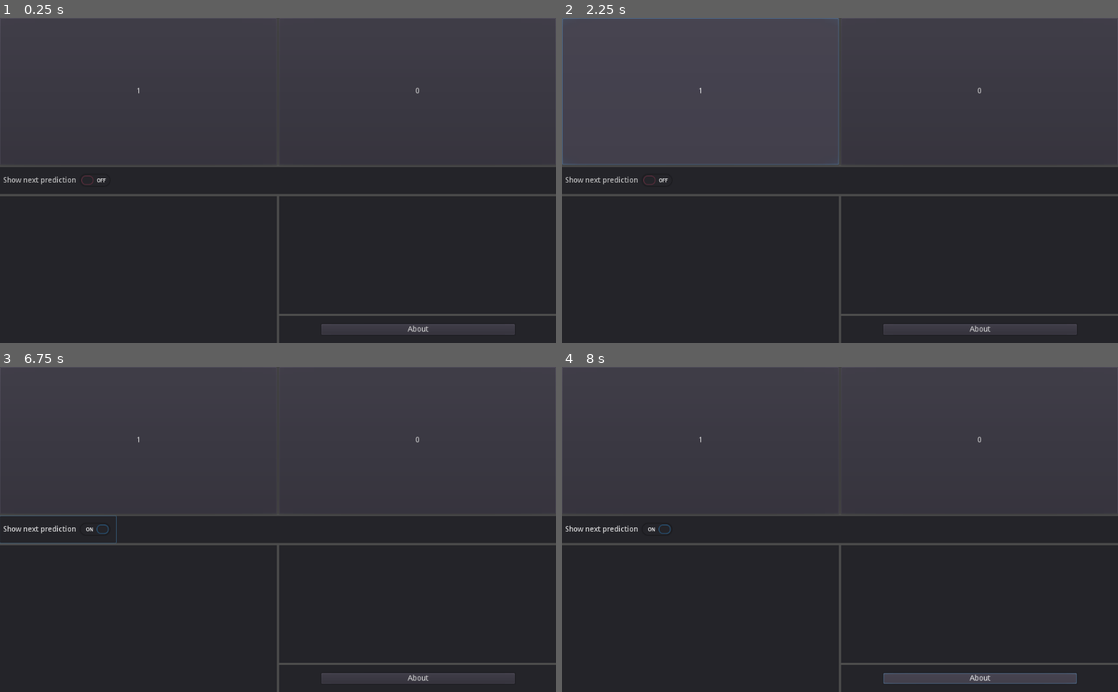
Above: before the commit, frames 1-4 (two rows, left to right).
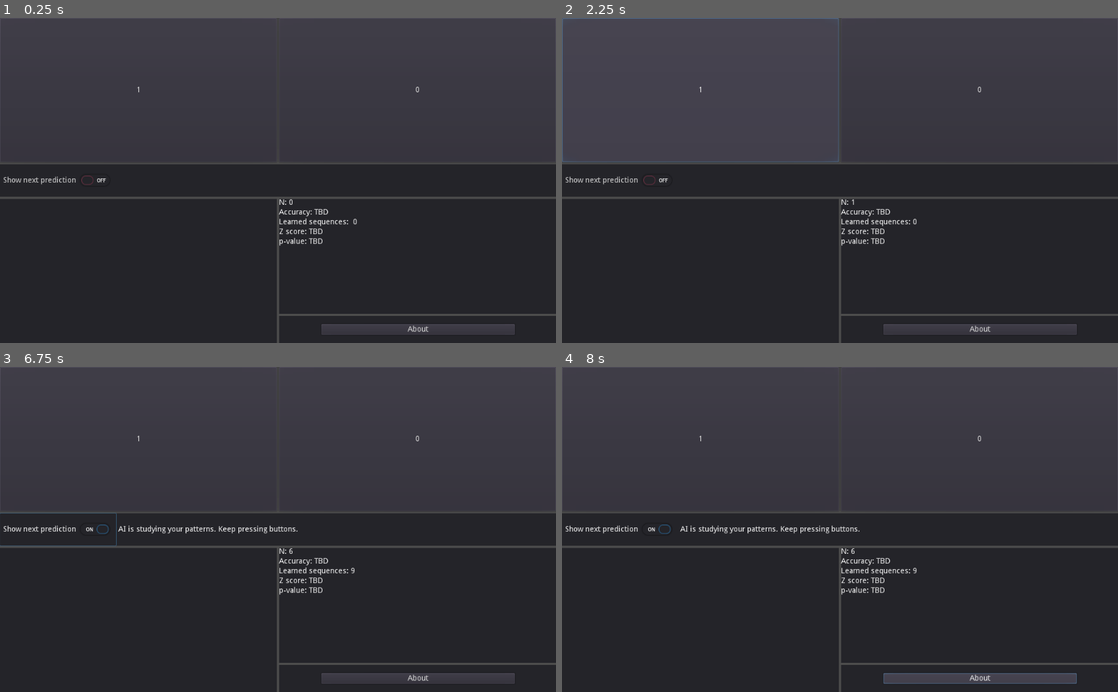
Above: after the commit, the same moments.

Repository: Winsalot/HumanRandomnessTest
Game: Godot game, scene res://Main.tscn
Two runs of this game, one before a commit and one after it. Both use one fixed random seed, a clock stepped at 60 frames per second and the inputs below.
Inputs:
- Up to frame 1 (0.25 s): no input
- Up to frame 2 (2.25 s): click "Show next prediction" at 0.5 s; click "Show next prediction" at 1.25 s; click "1" at 2 s
- Up to frame 3 (6.75 s): click "0" at 2.75 s; click "1" at 3.5 s; click "0" at 4.25 s; click "1" at 5 s; click "0" at 5.75 s; click "Show next prediction" at 6.5 s
- Up to frame 4 (8 s): click "About" at 7.25 s

The runs differ from the first frame. In frame 1, 2.3% of the frame differs, in the area x 0-100%, y 21-71%; in frame 2, 2.4%; in frame 3, 2.7%; in frame 4, 2.5%.

Commit message:
stats panel done

Diff:
--- a/Main.gd
+++ b/Main.gd
@@ -106,17 +106,39 @@
 
 
 func update_labels():
-	if button_history.size() < nacc_from+1:
-		return
+#	if button_history.size() < nacc_from+1:
+#		return
 
-	$HBoxContainer/VBoxContainer2/Next_pred.text = "Next press prediction:" + \
-	String(next_press)
-	$HBoxContainer/VBoxContainer2/Acc.text = "Accuracy: " + \
-	String(accuracy[0]/accuracy[1]) + \
-	"\n Number of predictions: " + String(accuracy[1]) + \
-	"\n Number of learned sequences: " + String(ngram_freq.size()) + \
-	"\n Z score: " + z_score + \
-	"\n p-value: " + p_value
+	# Label of next prediction. Updated regardless if visible:
+	if button_history.size() > nacc_from:
+		$MarginContainer/Everything/Predictions/HBoxPred/NextPredLab.text = \
+		"Next choice prediction: " + String(next_press)
+
+	$MarginContainer/Everything/OtherInfo/StatsAbout/Stats/VBoxContainer/NCount.text = \
+	"N: " + String(button_history.size())
+
+	if button_history.size() > nacc_from+1:
+		$MarginContainer/Everything/OtherInfo/StatsAbout/Stats/VBoxContainer/Accuracy.text = \
+		"Accuracy: " + String(accuracy[0]/accuracy[1]*100) + "%"
+
+	$MarginContainer/Everything/OtherInfo/StatsAbout/Stats/VBoxContainer/LearnedInfo.text = \
+	"Learned sequences: " + String(ngram_freq.size())
+
+	# Z score and p value:
+	if button_history.size() > nacc_from+10:
+		$MarginContainer/Everything/OtherInfo/StatsAbout/Stats/VBoxContainer/ZScore.text = \
+		"Z score: " + z_score
+		$MarginContainer/Everything/OtherInfo/StatsAbout/Stats/VBoxContainer/PVal.text = \
+		"p-value: " + p_value
+
+##	$HBoxContainer/VBoxContainer2/Next_pred.text = "Next press prediction:" + \
+##	String(next_press)
+#	$HBoxContainer/VBoxContainer2/Acc.text = "Accuracy: " + \
+#	String(accuracy[0]/accuracy[1]) + \
+#	"\n Number of predictions: " + String(accuracy[1]) + \
+#	"\n Number of learned sequences: " + String(ngram_freq.size()) + \
+#	"\n Z score: " + z_score + \
+#	"\n p-value: " + p_value
 
 
 func _on_Button_A_pressed():
@@ -129,3 +151,8 @@
 #	print("Button B pressed")
 	register_choice(1)
 	pass # Replace with function body.
+
+
+func _on_ShowPredButton_toggled(button_pressed):
+	$MarginContainer/Everything/Predictions/HBoxPred/NextPredLab.visible = button_pressed
+	pass # Replace with function body.
--- a/Main.tscn
+++ b/Main.tscn
@@ -36,13 +36,13 @@
 
 [node name="ButtonBox" type="HBoxContainer" parent="MarginContainer/Everything"]
 margin_right = 1024.0
-margin_bottom = 271.0
+margin_bottom = 266.0
 size_flags_horizontal = 3
 size_flags_vertical = 3
 
 [node name="Button_B" type="Button" parent="MarginContainer/Everything/ButtonBox"]
 margin_right = 510.0
-margin_bottom = 271.0
+margin_bottom = 266.0
 size_flags_horizontal = 3
 size_flags_vertical = 3
 shortcut = SubResource( 2 )
@@ -54,17 +54,17 @@
 [node name="Button_A" type="Button" parent="MarginContainer/Everything/ButtonBox"]
 margin_left = 514.0
 margin_right = 1024.0
-margin_bottom = 271.0
+margin_bottom = 266.0
 size_flags_horizontal = 3
 size_flags_vertical = 3
 shortcut = SubResource( 4 )
 text = "0"
 
 [node name="Predictions" type="Panel" parent="MarginContainer/Everything"]
-margin_top = 275.0
-margin_right = 1024.0
-margin_bottom = 325.0
-rect_min_size = Vector2( 0, 50 )
+margin_top = 270.0
+margin_right = 1024.0
+margin_bottom = 330.0
+rect_min_size = Vector2( 0, 60 )
 
 [node name="HBoxPred" type="HBoxContainer" parent="MarginContainer/Everything/Predictions"]
 anchor_right = 1.0
@@ -73,22 +73,26 @@
 "_edit_use_anchors_": false
 }
 
-[node name="CheckButton" type="CheckButton" parent="MarginContainer/Everything/Predictions/HBoxPred"]
+[node name="ShowPredButton" type="CheckButton" parent="MarginContainer/Everything/Predictions/HBoxPred"]
 margin_right = 214.0
-margin_bottom = 50.0
+margin_bottom = 60.0
 text = "Show next prediction"
 __meta__ = {
 "_edit_use_anchors_": false
 }
 
 [node name="NextPredLab" type="Label" parent="MarginContainer/Everything/Predictions/HBoxPred"]
+visible = false
 margin_left = 218.0
-margin_top = 18.0
-margin_right = 218.0
-margin_bottom = 32.0
+margin_top = 23.0
+margin_right = 1024.0
+margin_bottom = 37.0
+size_flags_horizontal = 3
+text = "AI is studying your patterns. Keep pressing buttons."
+autowrap = true
 
 [node name="OtherInfo" type="HBoxContainer" parent="MarginContainer/Everything"]
-margin_top = 329.0
+margin_top = 334.0
 margin_right = 1024.0
 margin_bottom = 600.0
 size_flags_horizontal = 3
@@ -99,24 +103,65 @@
 
 [node name="History" type="Panel" parent="MarginContainer/Everything/OtherInfo"]
 margin_right = 510.0
-margin_bottom = 271.0
+margin_bottom = 266.0
 size_flags_horizontal = 3
 
 [node name="StatsAbout" type="VBoxContainer" parent="MarginContainer/Everything/OtherInfo"]
 margin_left = 514.0
 margin_right = 1024.0
-margin_bottom = 271.0
+margin_bottom = 266.0
 size_flags_horizontal = 3
 
 [node name="Stats" type="Panel" parent="MarginContainer/Everything/OtherInfo/StatsAbout"]
 margin_right = 510.0
-margin_bottom = 217.0
-size_flags_vertical = 3
+margin_bottom = 212.0
+size_flags_vertical = 3
+
+[node name="VBoxContainer" type="VBoxContainer" parent="MarginContainer/Everything/OtherInfo/StatsAbout/Stats"]
+margin_right = 40.0
+margin_bottom = 40.0
+__meta__ = {
+"_edit_use_anchors_": false
+}
+
+[node name="NCount" type="Label" parent="MarginContainer/Everything/OtherInfo/StatsAbout/Stats/VBoxContainer"]
+margin_right = 144.0
+margin_bottom = 14.0
+size_flags_horizontal = 3
+text = "N: 0"
+
+[node name="Accuracy" type="Label" parent="MarginContainer/Everything/OtherInfo/StatsAbout/Stats/VBoxContainer"]
+margin_top = 18.0
+margin_right = 144.0
+margin_bottom = 32.0
+size_flags_horizontal = 3
+text = "Accuracy: TBD"
+
+[node name="LearnedInfo" type="Label" parent="MarginContainer/Everything/OtherInfo/StatsAbout/Stats/VBoxContainer"]
+margin_top = 36.0
+margin_right = 144.0
+margin_bottom = 50.0
+size_flags_horizontal = 3
+text = "Learned sequences:  0"
+
+[node name="ZScore" type="Label" parent="MarginContainer/Everything/OtherInfo/StatsAbout/Stats/VBoxContainer"]
+margin_top = 54.0
+margin_right = 144.0
+margin_bottom = 68.0
+size_flags_horizontal = 3
+text = "Z score: TBD"
+
+[node name="PVal" type="Label" parent="MarginContainer/Everything/OtherInfo/StatsAbout/Stats/VBoxContainer"]
+margin_top = 72.0
+margin_right = 144.0
+margin_bottom = 86.0
+size_flags_horizontal = 3
+text = "p-value: TBD"
 
 [node name="AboutPanel" type="Panel" parent="MarginContainer/Everything/OtherInfo/StatsAbout"]
-margin_top = 221.0
-margin_right = 510.0
-margin_bottom = 271.0
+margin_top = 216.0
+margin_right = 510.0
+margin_bottom = 266.0
 rect_min_size = Vector2( 0, 50 )
 
 [node name="AboutButton" type="Button" parent="MarginContainer/Everything/OtherInfo/StatsAbout/AboutPanel"]
@@ -169,3 +214,4 @@
 margin_bottom = 32.0
 [connection signal="pressed" from="MarginContainer/Everything/ButtonBox/Button_B" to="." method="_on_Button_B_pressed"]
 [connection signal="pressed" from="MarginContainer/Everything/ButtonBox/Button_A" to="." method="_on_Button_A_pressed"]
+[connection signal="toggled" from="MarginContainer/Everything/Predictions/HBoxPred/ShowPredButton" to="." method="_on_ShowPredButton_toggled"]
Not shown, changed: README
